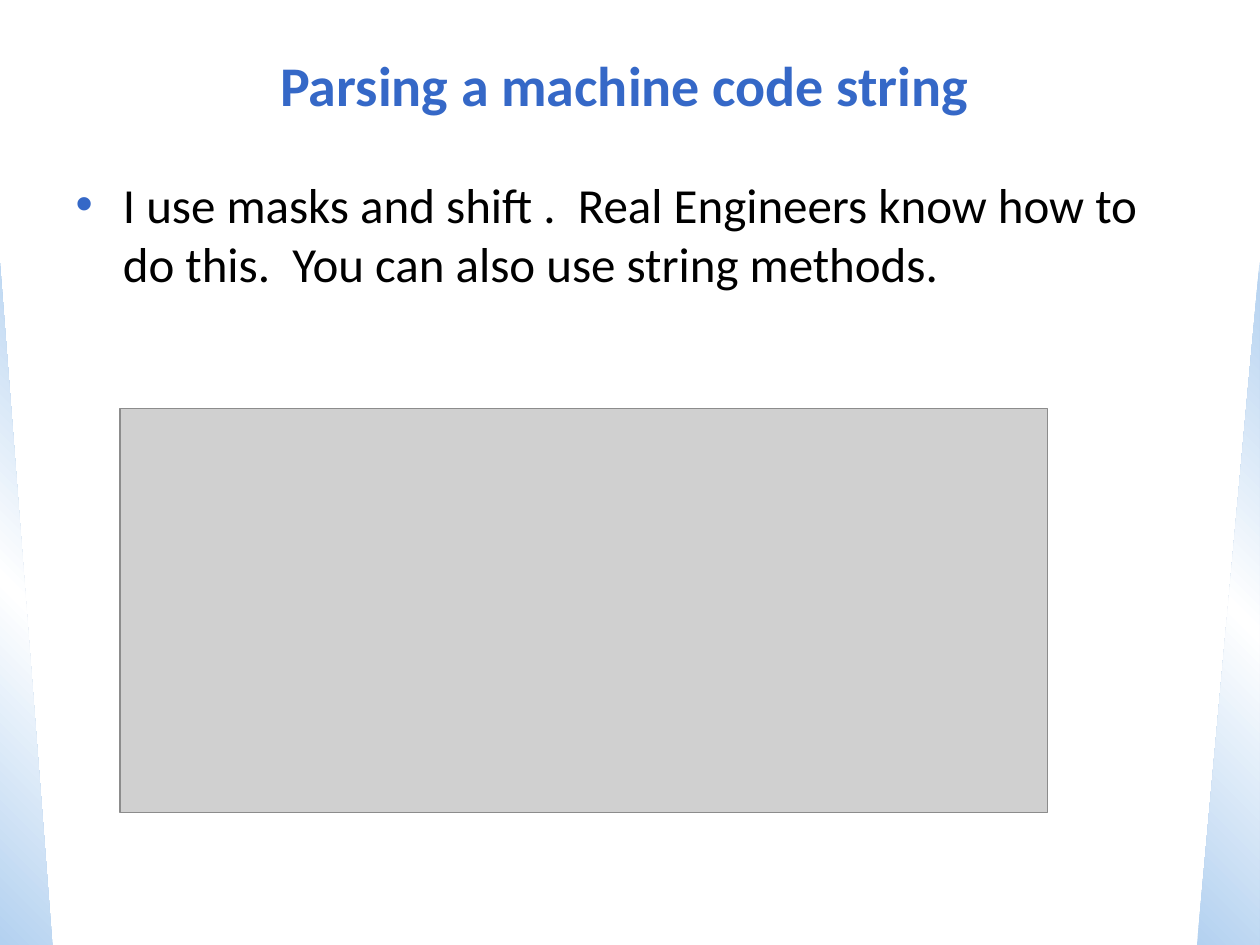
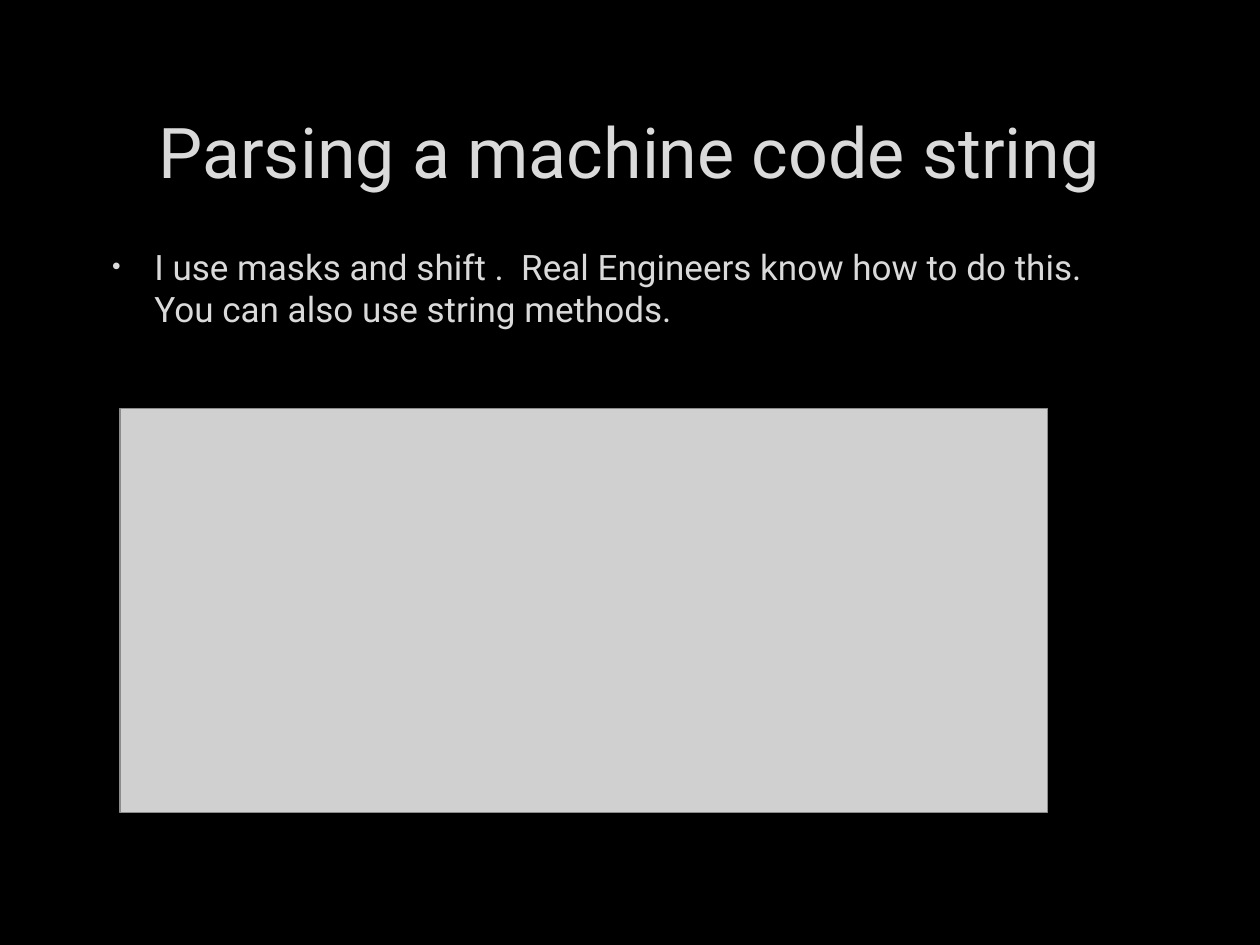
Before and after one commit to ZacharyVasey/CS3339, a slide deck: slide 25 of Lecture4.pptx. Drawn at 1260x945 pixels with LibreOffice and Linux fonts; fonts in the diff are those of the drawing; grey boxes stand for pictures; background and template pictures are left out. Boxes give left, top, right and bottom in pixels: in the first picture for what was removed or moved away, otherwise in the second. Text is boxed around its words. In the diff, an @@ line names an element or a change of style, - is before the commit and + after.

```diff
--- a/Lecture4.pptx
+++ b/Lecture4.pptx
@@ background #FFFFFF to picture (left out) @@
@@ title "Parsing a machine code string" moved from (x1=280, y1=66, x2=968, y2=116) to (x1=159, y1=125, x2=1100, y2=193) @@
@@ title "Parsing a machine code string" at (x1=159, y1=125, x2=1100, y2=193): size 32 to 40 pt, font Calibri to Roboto, text colour #3568C7 to #DADADA, letter outline none to #404040 0.75 pt, bold off @@
@@ text "I use masks and shift ..." moved from (x1=123, y1=189, x2=1137, y2=291) to (x1=154, y1=253, x2=1082, y2=330) @@
@@ text "I use masks and shift ..." at (x1=154, y1=253, x2=1082, y2=330): size 28 to 20 pt, font Calibri to Roboto, text colour #000000 to #DADADA, letter outline none to #404040 0.75 pt; indent changed; more space between paragraphs; bullet colour #3568C7 to #DADADA @@
@@ right triangle removed at (x1=0, y1=262, x2=53, y2=945) @@
@@ right triangle removed at (x1=1197, y1=262, x2=1260, y2=945) @@
```
Also in this commit, not shown: 26 other slides changed, 4 other files.
